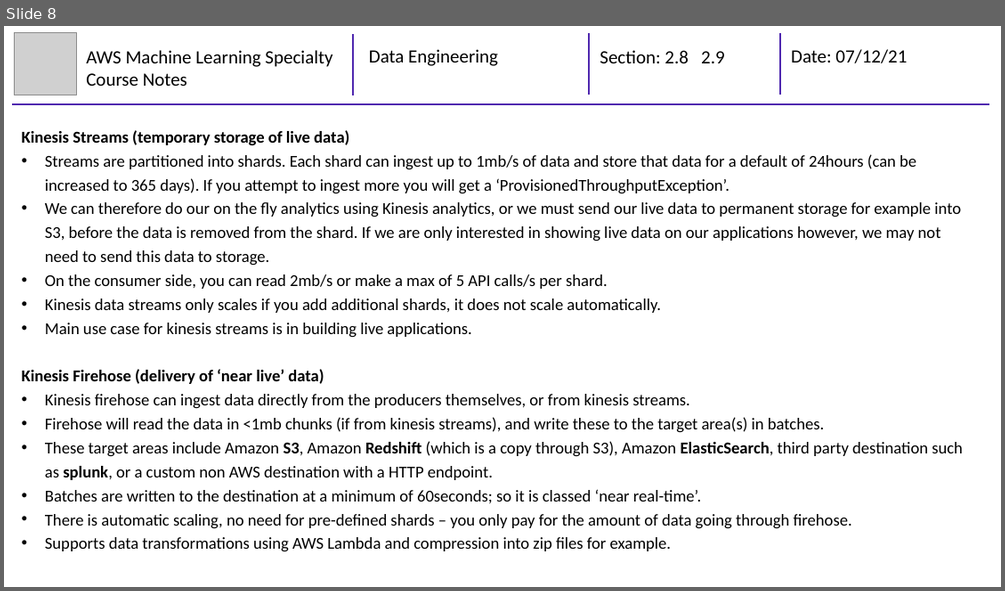
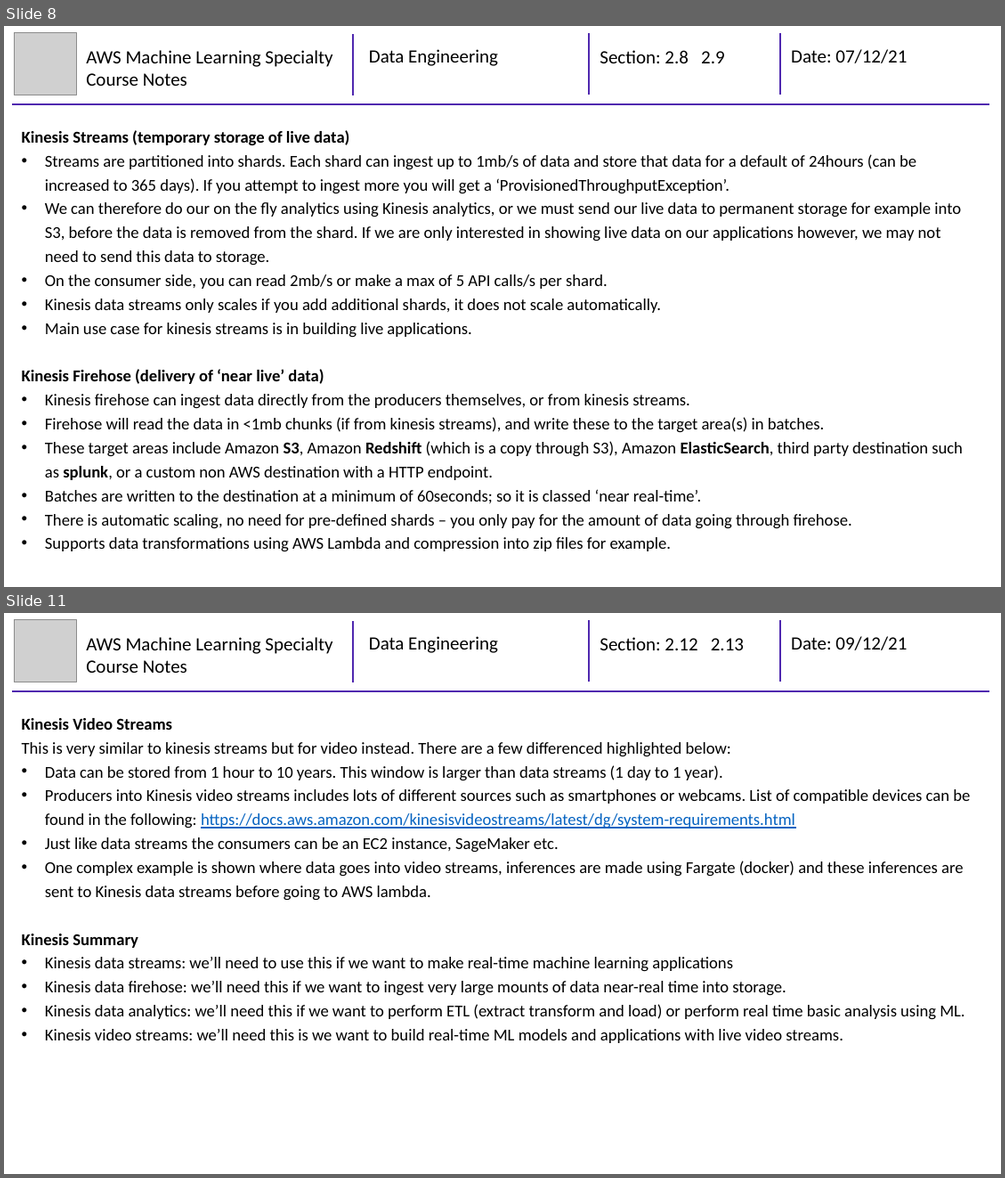
Before and after one commit to mhaythornthwaite/Testing_ML_Algorithms, a slide deck: AWS Machine Learning Specialty/Course Notes/2_MJH_Data_Engineering_Course_Notes.pptx. Shown one above the other, each under a label of ours: slide 8 before the commit, slides 8 and 11 after it; the slides between them are not shown. The pictures are 1005x591 and 1005x1178 pixels, drawn with LibreOffice and Linux fonts; fonts in the diff are those of the drawing; grey boxes stand for pictures. Boxes give left, top, right and bottom in pixels: in the first picture for what was removed or moved away, otherwise in the second. Text is boxed around its words. In the diff, an @@ line names an element or a change of style, - is before the commit and + after.

```diff
--- a/AWS Machine Learning Specialty/Course Notes/2_MJH_Data_Engineering_Course_Notes.pptx
+++ b/AWS Machine Learning Specialty/Course Notes/2_MJH_Data_Engineering_Course_Notes.pptx
@@ slide 11 added at <box>4,613,1001,1174</box>, background #FFFFFF @@
@@ group added at <box>12,620,989,691</box>: 4 lines, 4 texts, 1 picture @@
+AWS Machine Learning Specialty Course Notes
+Data Engineering
+Section: 2.12 2.13
+Date: 09/12/21
@@ text added at <box>22,718,970,1043</box>, 16 pt, text #000000 @@
+Kinesis Video Streams
+This is very similar to kinesis streams but for video instead. There are a few differenced highlighted below:
+• Data can be stored from 1 hour to 10 years. This window is larger than data streams (1 day to 1 year).
+• Producers into Kinesis video streams includes lots of different sources such as smartphones or webcams. List of compatible devices can be found in the following: https://docs.aws.amazon.com/kinesisvideostreams/latest/dg/system-requirements.html
+• Just like data streams the consumers can be an EC2 instance, SageMaker etc.
+• One complex example is shown where data goes into video streams, inferences are made using Fargate (docker) and these inferences are sent to Kinesis data streams before going to AWS lambda.
+Kinesis Summary
+• Kinesis data streams: we’ll need to use this if we want to make real-time machine learning applications
+• Kinesis data firehose: we’ll need this if we want to ingest very large mounts of data near-real time into storage.
+• Kinesis data analytics: we’ll need this if we want to perform ETL (extract transform and load) or perform real time basic analysis using ML.
+• Kinesis video streams: we’ll need this is we want to build real-time ML models and applications with live video streams.
```
Also in this commit, not shown: 1 slide changed, 1 other slide added.
